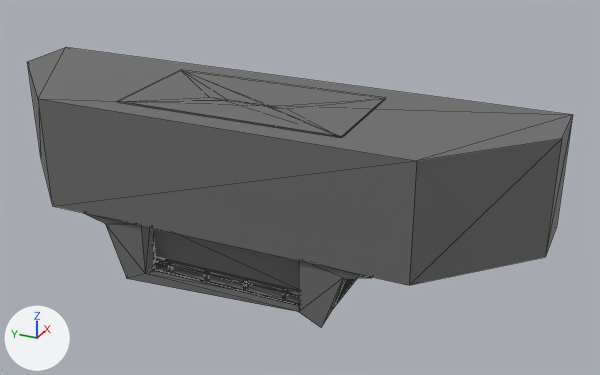
One commit to the COLLADA model ros2/promise_description/meshes/head_pitch_link_125.dae: the scene before it, then after it.
One viewpoint serves both versions: a camera (50 mm lens) standing at (-0.591, -0.309, 0.362) and looking at (0.017, -0.035, 0.057). The lights are fixed; the arrows at lower left show +X, +Y and +Z. The picture after the commit comes second. Mesh edges are drawn as thin lines. Vertices at exactly the same position are counted once.

In view in the first picture: 'node'.
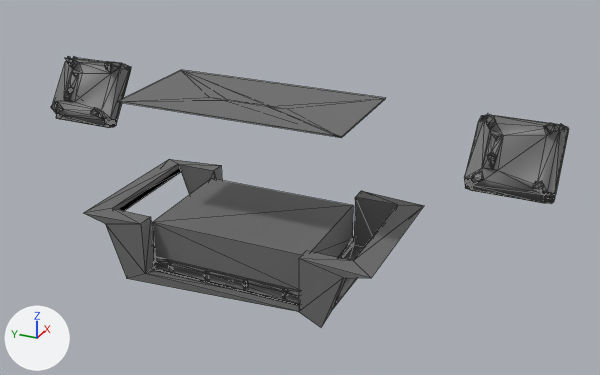
Pixel boxes (x1, y1, x2, y2) of what changed, in the pictures (600 x 375 px):
'node', reshaped
    before: (27, 47, 573, 328)
    after: (51, 56, 569, 328)
part 1 of me_node, deleted
    before: (27, 47, 573, 285)

Diff of the bpy script that builds the scene:
```diff
--- a/ros2/promise_description/meshes/head_pitch_link_125.dae.py
+++ b/ros2/promise_description/meshes/head_pitch_link_125.dae.py
@@ me_node @@
 # used by ob_node; location = (0.0, 0.0, 0.0)
-me_node.from_pydata(...)  # 608 vertices, 794 faces; spans x -0.072..0.077, y -0.25..0.251, z -0.02..0.14
+me_node.from_pydata(...)  # 596 vertices, 774 faces; spans x -0.07..0.077, y -0.248..0.249, z -0.02..0.14
+# me_node part 1: the loose piece of 12 vertices spanning x -0.072..0.071, y -0.25..0.251, z 0.039..0.139 is deleted
 me_node.materials.append(mat_material_3)
```
